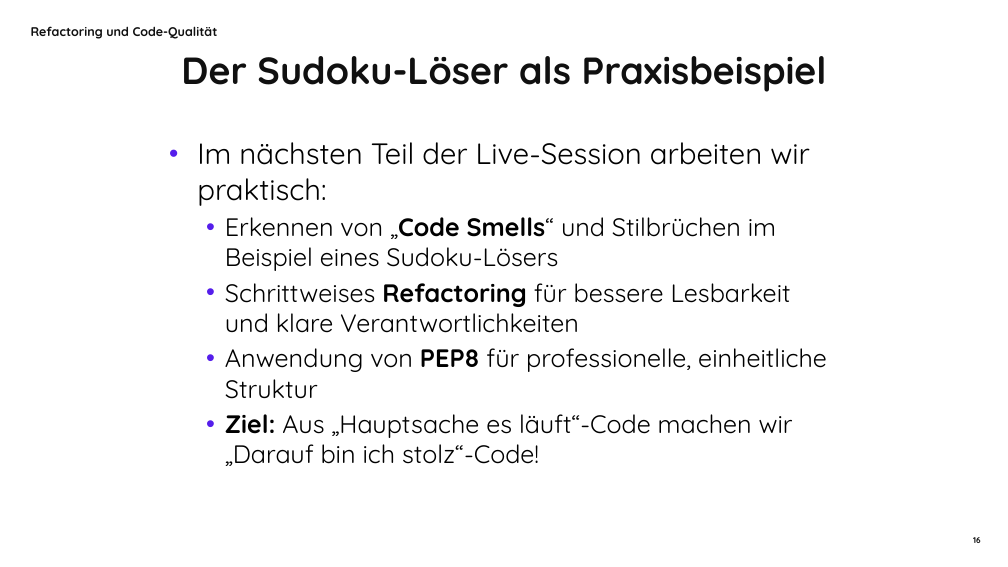
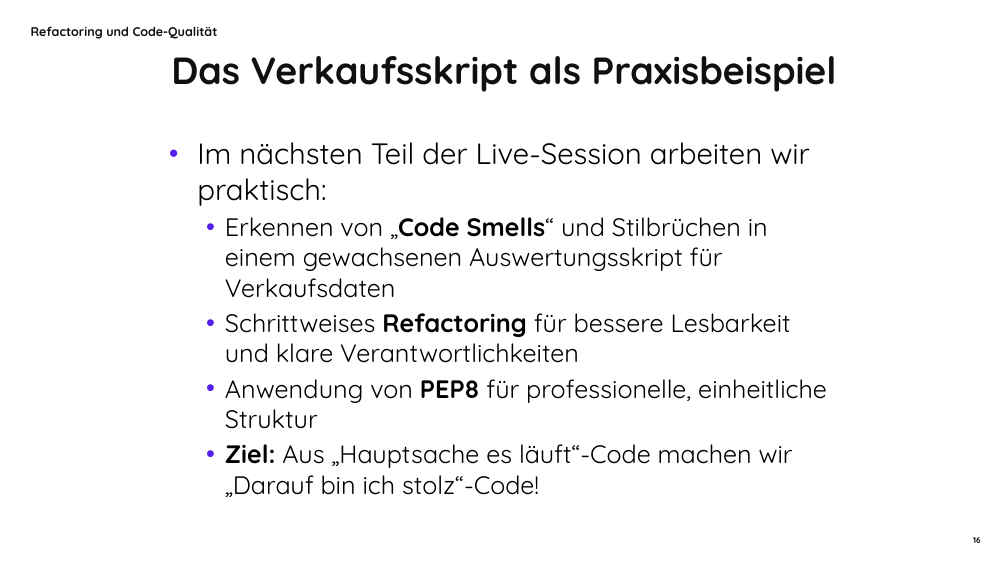
Before and after one commit to stackfuel/Python_Live_Sessions, a slide deck: slide 16 of basics/8_refactoring/Refactoring_Code_Qualität_LS8_PYB.pptx. Drawn at 1008x567 pixels with LibreOffice and Linux fonts; fonts in the diff are those of the drawing; background and template pictures are left out. Boxes give left, top, right and bottom in pixels: in the first picture for what was removed or moved away, otherwise in the second. Text is boxed around its words. In the diff, an @@ line names an element or a change of style, - is before the commit and + after.

Commit message:
docs: shorten refactoring notebook for one-hour live session
Replace the 51-line sales script and seven full-script steps with a
23-line script and four steps that each show only the new function.
Point slide 16 to the sales script instead of the Sudoku solver.

```diff
--- a/basics/8_refactoring/Refactoring_Code_Qualität_LS8_PYB.pptx
+++ b/basics/8_refactoring/Refactoring_Code_Qualität_LS8_PYB.pptx
@@ text at (171,56,837,92): text changed @@
-Der Sudoku-Löser als Praxisbeispiel
+Das Verkaufsskript als Praxisbeispiel
@@ text at (225,217,768,298): text changed @@
-  • Erkennen von „Code Smells“ und Stilbrüchen im Beispiel eines Sudoku-Lösers
+  • Erkennen von „Code Smells“ und Stilbrüchen in einem gewachsenen Auswertungsskript für Verkaufsdaten
```
Also in this commit, not shown: 2 other files.
